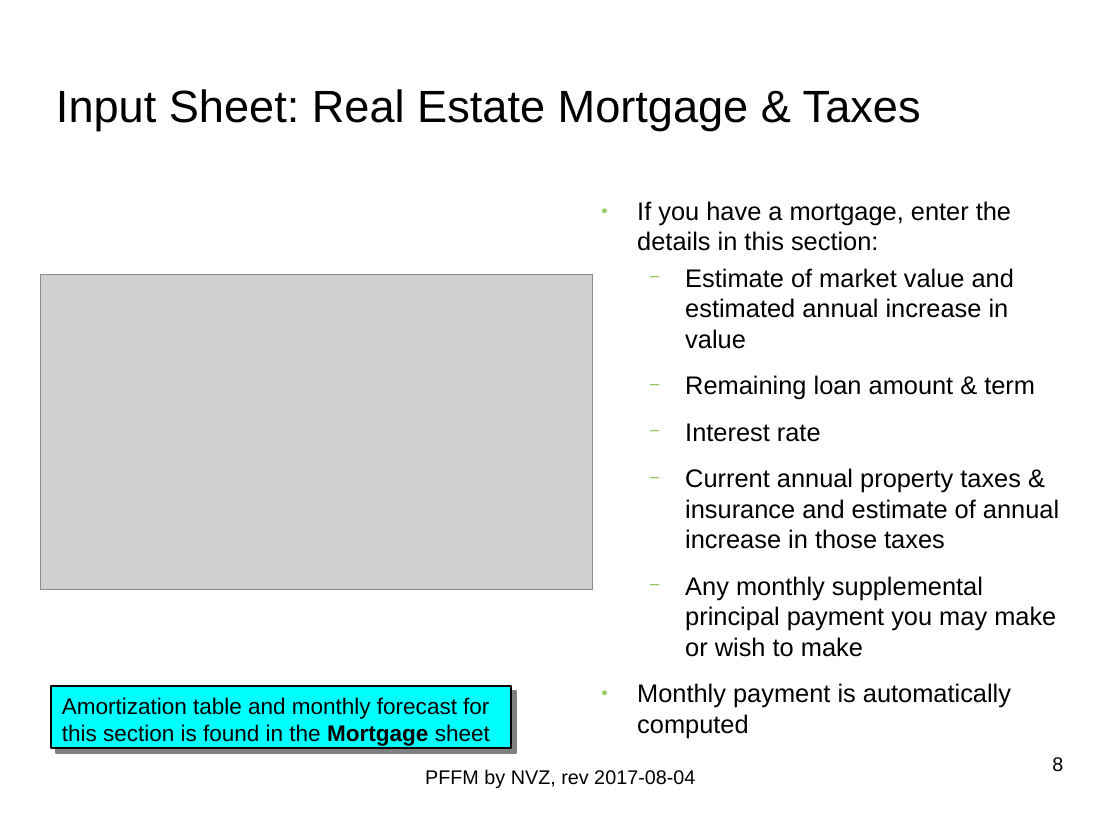
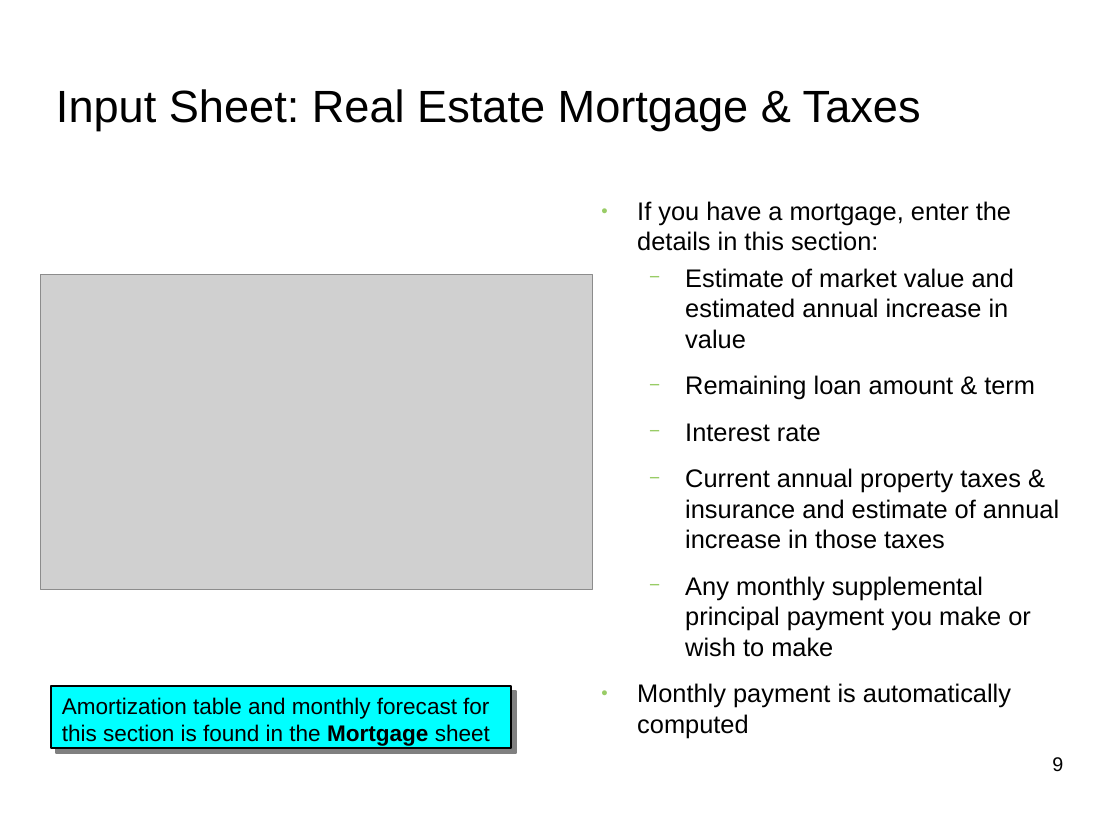
Before and after one commit to nickvzorn/financial-forecast, a slide deck: slide 9 of PFFM_Intro_and_HOWTO.odp (slide 8 before the commit). Drawn at 1120x840 pixels with LibreOffice and Linux fonts; fonts in the diff are those of the drawing; grey boxes stand for pictures; background and template pictures are left out. Boxes give left, top, right and bottom in pixels: in the first picture for what was removed or moved away, otherwise in the second. Text is boxed around its words. In the diff, an @@ line names an element or a change of style, - is before the commit and + after.

```diff
--- a/PFFM_Intro_and_HOWTO.odp
+++ b/PFFM_Intro_and_HOWTO.odp
@@ text at box(685, 576, 1031, 657): text changed @@
-  − Any monthly supplemental principal payment you may make or wish to make
+  − Any monthly supplemental principal payment you make or wish to make
@@ text removed at box(425, 769, 695, 788) @@
-PFFM by NVZ, rev 2017-08-04
@@ page number at box(1052, 757, 1063, 772): text changed @@
-8
+9
```
Also in this commit, not shown: 12 other slides changed, 5 slides added, 3 slides removed.
